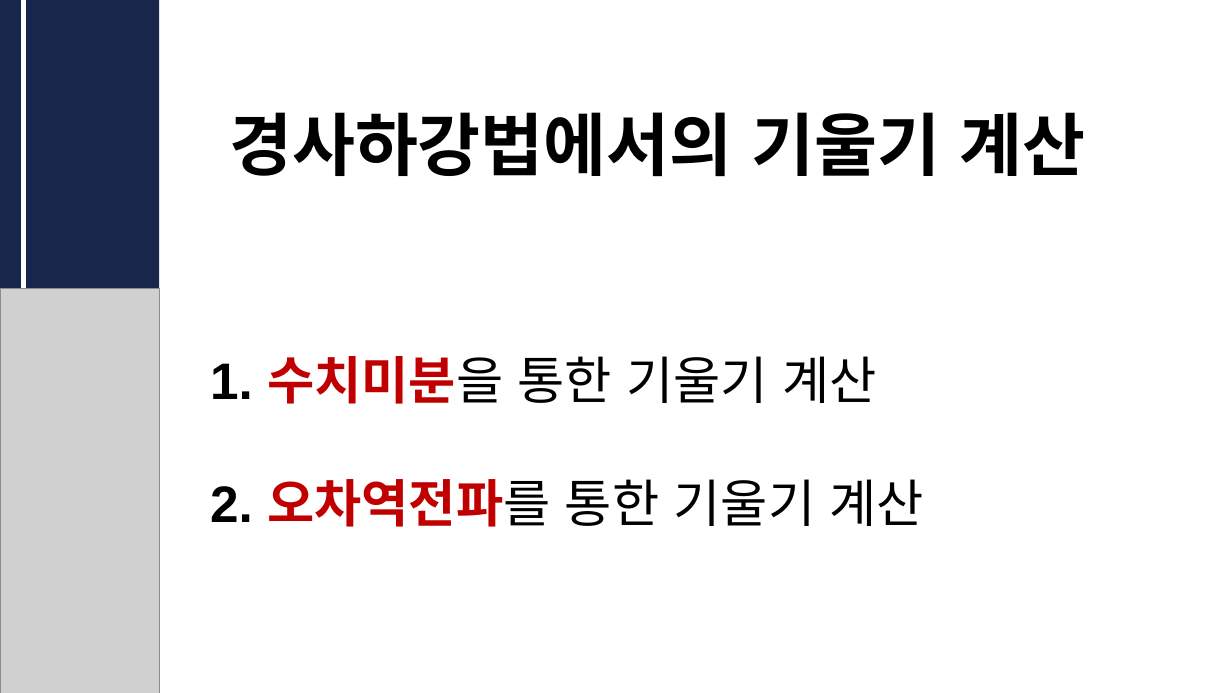
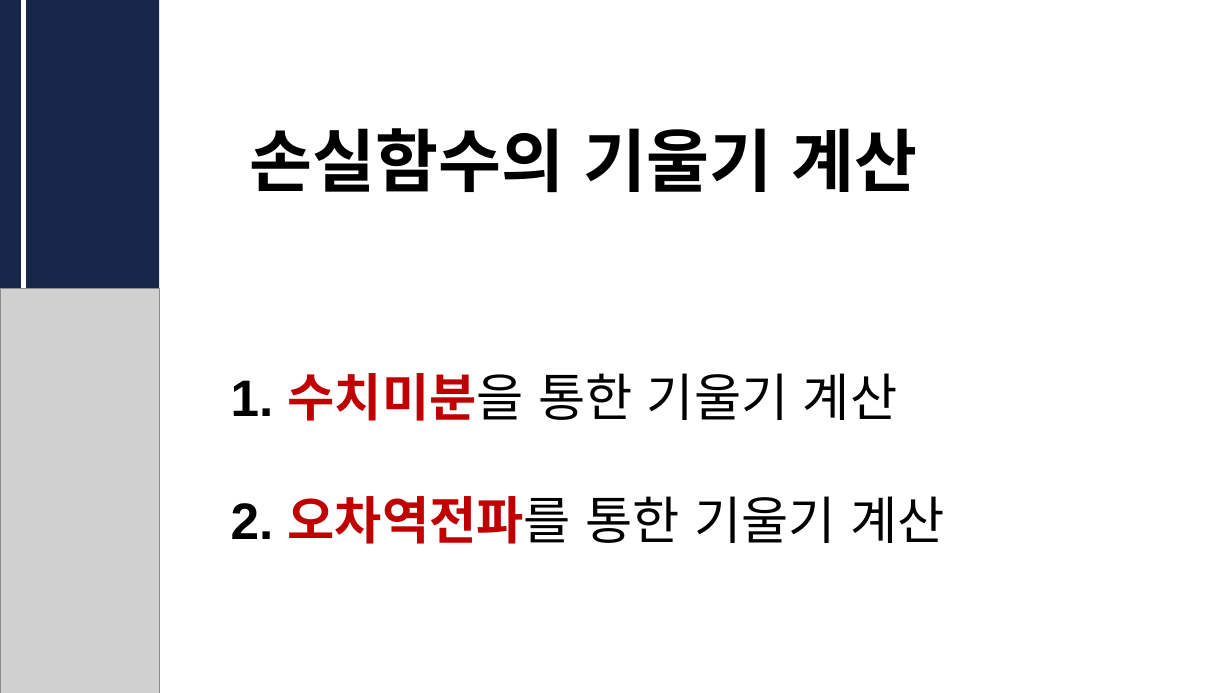
Before and after one commit to CUAI-CAU/2023-1_Study_DLfromScratch1, a slide deck: slide 8 of 발표자료/CUAI_딥러닝__0523.pptx. Drawn at 1232x693 pixels with LibreOffice and Linux fonts; fonts in the diff are those of the drawing; grey boxes stand for pictures. Boxes give left, top, right and bottom in pixels: in the first picture for what was removed or moved away, otherwise in the second. Text is boxed around its words. In the diff, an @@ line names an element or a change of style, - is before the commit and + after.

```diff
--- a/발표자료/CUAI_딥러닝__0523.pptx
+++ b/발표자료/CUAI_딥러닝__0523.pptx
@@ text "손실함수의 기울기 계산" moved from (x1=210, y1=112, x2=1085, y2=527) to (x1=231, y1=128, x2=944, y2=544) @@
@@ text at (x1=250, y1=128, x2=917, y2=193): text changed @@
-경사하강법에서의 기울기 계산
+손실함수의 기울기 계산
```
Also in this commit, not shown: 3 other slides changed, 7 slides removed.
